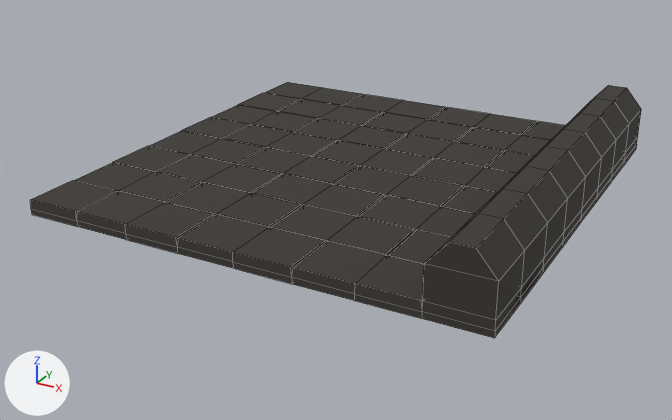
The FBX model Assets/Objects/Raw/Terrain/Sidewalk_side.fbx, before and after one commit.
Camera for both pictures: a camera (50 mm lens) standing at (2.68, -5.21, 2.34) and looking at (-0.06, -0.22, -0.16). The lights are fixed; the arrows at lower left show +X, +Y and +Z. Mesh edges are drawn as thin lines. Where no turn or scale is listed for an object, it has been applied to the vertices. Vertices at the same position are counted once.

In view in the first picture: 'bok'.
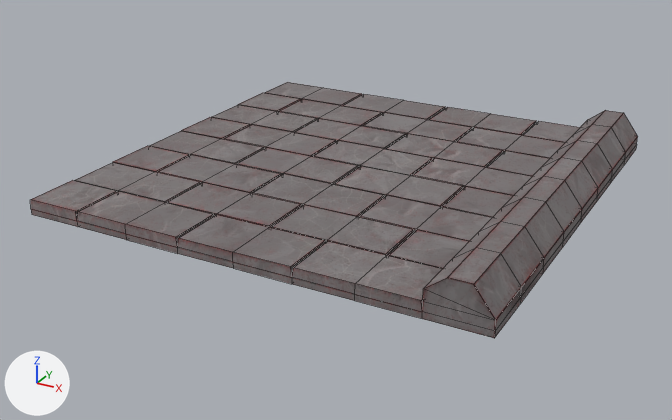
Changed parts and their boxes [x1, y1, x2, y2] in the pictures (672 x 420 px; the box of a moved part takes in the faces that stretch with it):
'bok', reshaped
    before: [31, 82, 641, 338]
    after: [31, 82, 638, 338]
part 1 of me_cube_001, moved or reshaped
    before: [423, 85, 641, 320]
    after: [423, 110, 638, 320]
part 2 of me_cube_001, recoloured
    both: [31, 82, 638, 338]

Patch to the scene script:
```diff
--- a/Assets/Objects/Raw/Terrain/Sidewalk_side.fbx.py
+++ b/Assets/Objects/Raw/Terrain/Sidewalk_side.fbx.py
@@ img_chodnik_bok_stone_basecolor_png @@
+img_chodnik_bok_stone_basecolor_png = load_image('chodnik_bok_stone_BaseColor.png', '_unpacked/chodnik_bok_stone_BaseColor.png', 1024, 1024, 'sRGB')
@@ mat_stone @@
+mat_stone = principled_material('stone')
+mat_stone.texture = img_chodnik_bok_stone_basecolor_png
+mat_stone.metallic = 0.0622
+mat_stone.roughness = 0.896
@@ me_cube_001 @@
 # used by ob_bok; location = (0.0, 0.0, 0.0)
-me_cube_001.from_pydata(...)  # 384 vertices, 389 faces; spans x -1.5..1.5, y -1.5..1.5, z 0.0..0.45
+me_cube_001.from_pydata(...)  # 375 vertices, 381 faces; spans x -1.5..1.5, y -1.5..1.5, z 0.0..0.26
+# me_cube_001 part 1
+# 22 vertices are removed from x 1.12..1.5, y -1.5..1.5, z 0.3..0.45
+# 32 faces are deleted
+# 7 vertices in x 1.12..1.13, y -1.12..1.12, z 0.3 move by (0.0, 0.0, -0.13)
+# 7 vertices in x 1.5, y -1.12..1.12, z 0.3 move by (-0.12, 0.0, -0.04)
+# 6 vertices are added at (1.12, 1.5, 0.17), (1.25, 1.5, 0.26), (1.38, 1.5, 0.26), (1.13, -1.5, 0.17), (1.38, -1.5, 0.26), (1.25, -1.5, 0.26)
+# 7 new vertices lie (-0.13, 0.0, 0.0) away from vertices in x 1.5, y -1.12..1.12, z 0.3
+# 24 new faces join them
+# me_cube_001 part 2: 357 faces spanning x -1.5..1.5, y -1.5..1.5, z 0.0..0.26 switch from mat_material (black #3b3832) to mat_stone (picture img_chodnik_bok_stone_basecolor_png)
```
